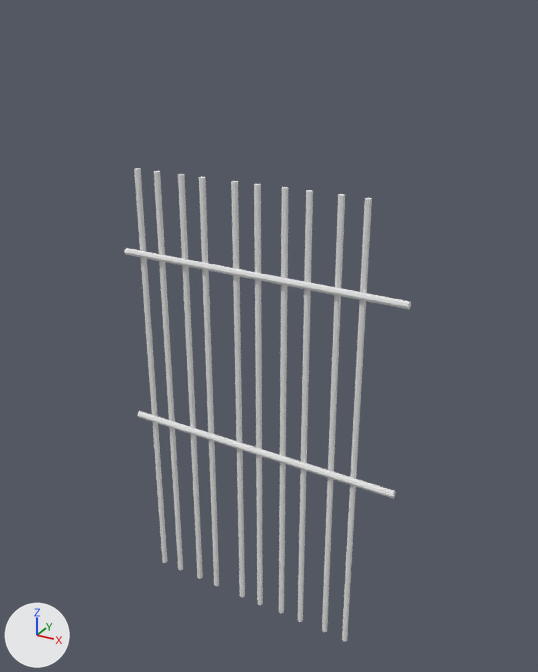
The OBJ model Content/_DefaultMaps/Hotel/MESH/SM_HOTEL_fenetres_barreaux_droite.obj: old version first, new version second.
Rendered twice from a 50 mm camera at (191.0, -330.0, 222.0) aimed at (3.0, 11.0, 51.0). The axes (+X, +Y, +Z) are drawn at lower left. The lights are the same throughout. Where no turn or scale is listed for an object, it has been applied to the vertices.

Names of what the first picture shows: 'SM_HOTEL_fenetres_barreaux_droite'.
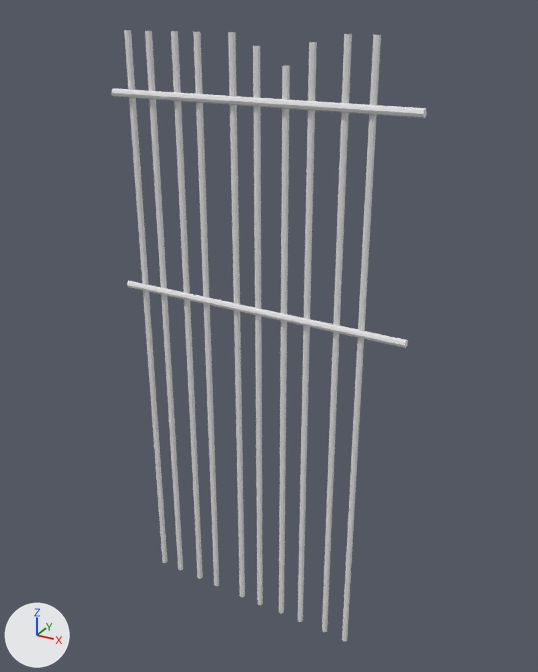
The newer file is also turned or shifted as a whole; pictures and numbers use the older file's frame.

Location of each change, [x1, y1, x2, y2] in pixels of the pictures (538 x 672 px; the box of a moved part takes in the faces that stretch with it):
'SM_HOTEL_fenetres_barreaux_droite', reshaped (10% wider, 29% taller)
    before: [124, 168, 411, 641]
    after: [111, 30, 427, 641]
part 1 of me_sm_hotel_fenetres_barreaux_droite, moved or reshaped
    before: [137, 411, 396, 498]
    after: [127, 281, 408, 348]
part 2 of me_sm_hotel_fenetres_barreaux_droite, moved or reshaped
    before: [124, 248, 411, 309]
    after: [111, 89, 427, 118]
part 3 of me_sm_hotel_fenetres_barreaux_droite, moved or reshaped
    before: [279, 187, 288, 613]
    after: [279, 66, 290, 613]
part 4 of me_sm_hotel_fenetres_barreaux_droite, moved or reshaped
    before: [254, 184, 263, 605]
    after: [253, 46, 263, 605]
part 5 of me_sm_hotel_fenetres_barreaux_droite, moved or reshaped
    before: [298, 190, 313, 622]
    after: [298, 42, 317, 622]
part 6 of me_sm_hotel_fenetres_barreaux_droite, moved or reshaped
    before: [134, 168, 245, 597]
    after: [124, 30, 245, 597]
part 7 of me_sm_hotel_fenetres_barreaux_droite, moved or reshaped
    before: [322, 194, 372, 641]
    after: [322, 34, 381, 641]

The change, as a list of edits to the scene's bpy script:
```text
Change me_sm_hotel_fenetres_barreaux_droite:
    where me_sm_hotel_fenetres_barreaux_droite.from_pydata(...)  # 216 vertices, 384 faces; spans x -88.0..88.0, y -4.0..7.0, z -139.0..139.0
    used by ob_sm_hotel_fenetres_barreaux_droite; location = (0.0, 0.0, 0.0)
    me_sm_hotel_fenetres_barreaux_droite part 1: the loose piece of 18 vertices spanning x -88.0..88.0, y -4.0..4.0, z -22.0..-18.0 is moved by (0.0, 0.0, 90.0)
    me_sm_hotel_fenetres_barreaux_droite part 2: the loose piece of 18 vertices spanning x -88.0..88.0, y -4.0..4.0, z 88.0..92.0 is moved by (0.0, 0.0, 90.0)
    me_sm_hotel_fenetres_barreaux_droite part 3: all 9 vertices in x 16.0..19.0, y 1.0..4.0, z 139.0 are moved by (0.0, 0.0, 58.0)
    me_sm_hotel_fenetres_barreaux_droite part 4: all 9 vertices in x 0.0..3.0, y 0.0..4.0, z 139.0 are moved by (0.0, 0.0, 66.0)
    me_sm_hotel_fenetres_barreaux_droite part 5: all 9 vertices in x 30.0..33.0, y 0.0..3.0, z 139.0 are moved by (0.0, 0.0, 68.0)
    me_sm_hotel_fenetres_barreaux_droite part 6: all 45 vertices in x -80.0..-11.0, y 1.0..7.0, z 139.0 are moved by (0.0, 0.0, 72.0)
    me_sm_hotel_fenetres_barreaux_droite part 7: all 18 vertices in x 47.0..65.0, y -1.0..3.0, z 139.0 are moved by (0.0, 0.0, 72.0)
```
